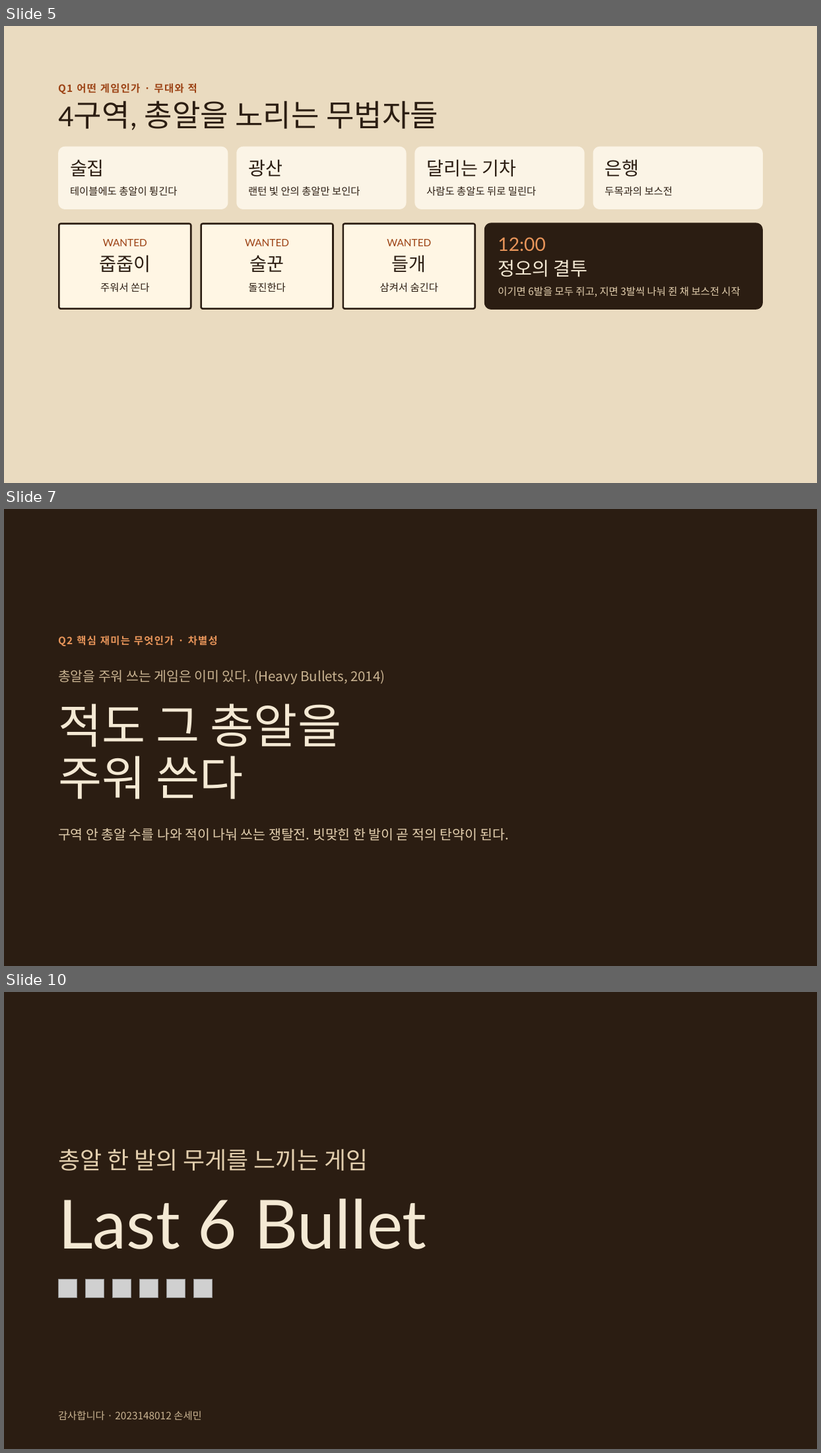
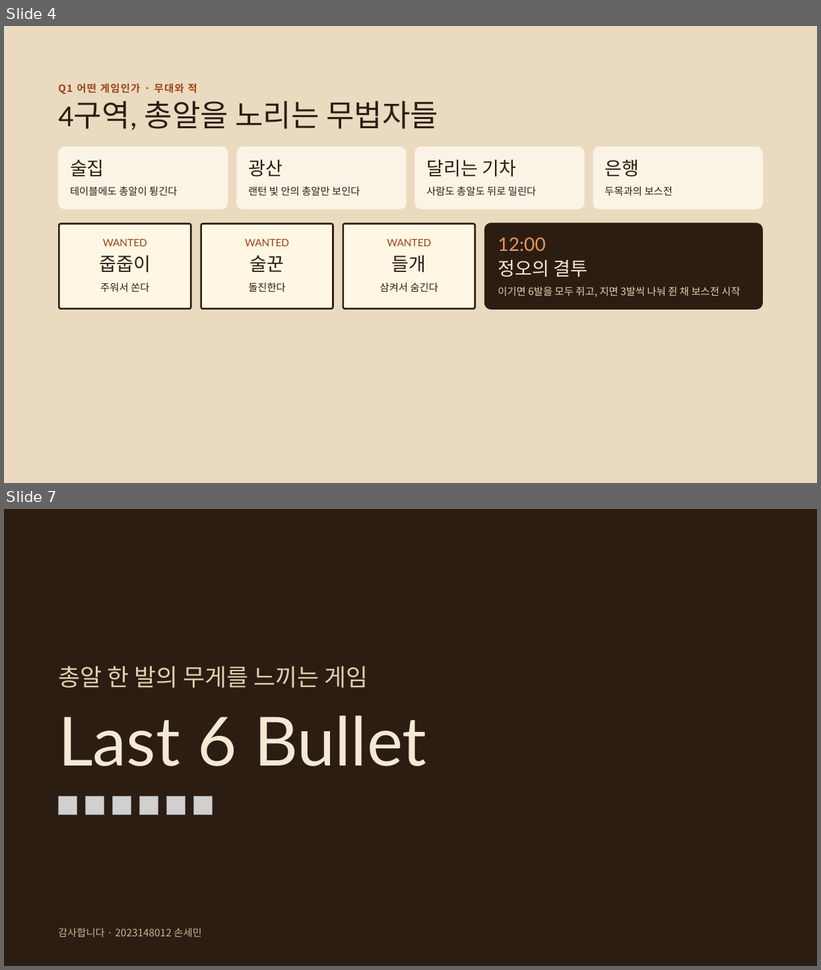
Before and after one commit to semin1228/Last6Bullet, a slide deck: docs/Last6Bullet_Presentation1.pptx. Shown one above the other, each under a label of ours: slides 5, 7 and 10 before the commit, slides 4 and 7 after it; the slides between them are not shown. The pictures are 821x1453 and 821x970 pixels, drawn with LibreOffice and Linux fonts; fonts in the diff are those of the drawing; grey boxes stand for pictures. Boxes give left, top, right and bottom in pixels: in the first picture for what was removed or moved away, otherwise in the second. Text is boxed around its words. In the diff, an @@ line names an element or a change of style, - is before the commit and + after.

```diff
--- a/docs/Last6Bullet_Presentation1.pptx
+++ b/docs/Last6Bullet_Presentation1.pptx
@@ slide 7 removed at (x1=4, y1=509, x2=817, y2=966), background #2B1D12 @@
@@ text removed at (x1=58, y1=636, x2=218, y2=646) @@
-Q2 핵심 재미는 무엇인가 · 차별성
@@ text removed at (x1=58, y1=670, x2=385, y2=685) @@
-총알을 주워 쓰는 게임은 이미 있다. (Heavy Bullets, 2014)
@@ title removed at (x1=58, y1=704, x2=341, y2=799) @@
-적도 그 총알을
-주워 쓴다
@@ text removed at (x1=58, y1=828, x2=510, y2=841) @@
-구역 안 총알 수를 나와 적이 나눠 쓰는 쟁탈전. 빗맞힌 한 발이 곧 적의 탄약이 된다.
@@ what was slide 5 is now slide 4 @@
@@ what was slide 10 is now slide 7 @@
```
Also in this commit, not shown: 2 slides changed, 1 slide added, 3 other slides removed, 1 other file.
